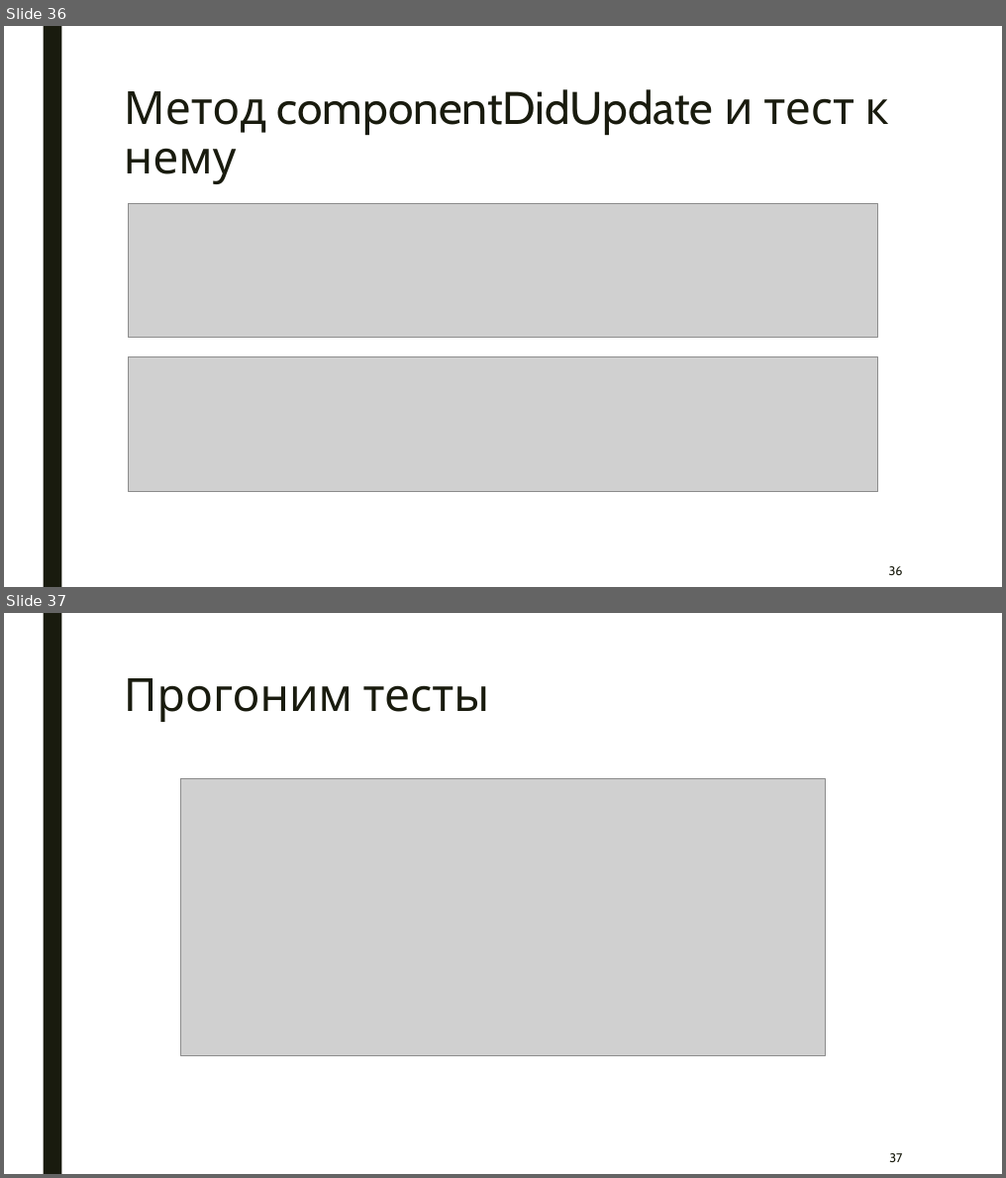
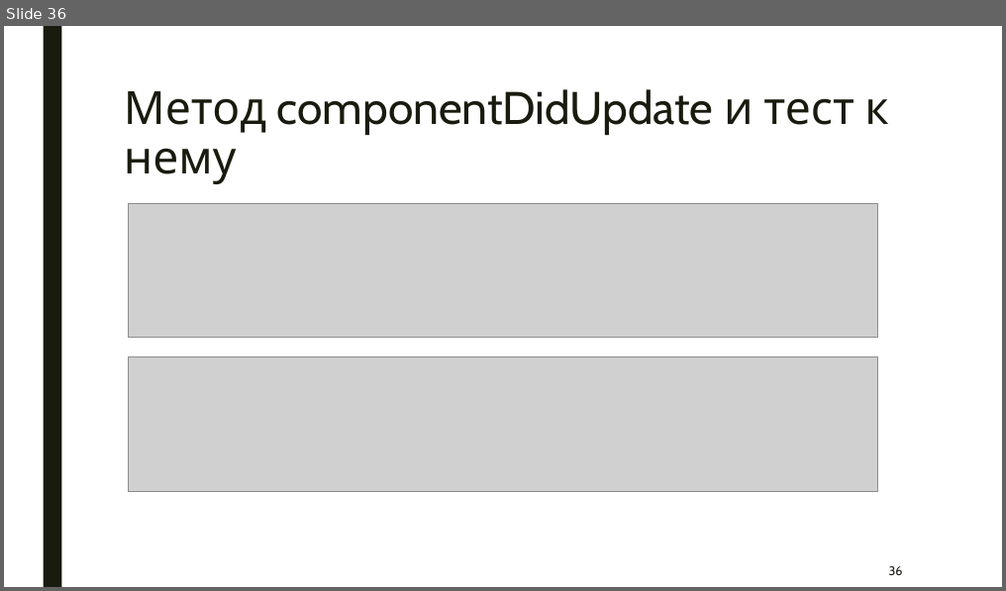
Before and after one commit to artem-gorokhovskii/frontend-unit-tests, a slide deck: frontend-unit-tests.pptx. Shown one above the other, each under a label of ours: slides 36 and 37 before the commit, slide 36 after it. The pictures are 1006x1178 and 1006x591 pixels, drawn with LibreOffice and Linux fonts; fonts in the diff are those of the drawing; grey boxes stand for pictures. Boxes give left, top, right and bottom in pixels: in the first picture for what was removed or moved away, otherwise in the second. Text is boxed around its words. In the diff, an @@ line names an element or a change of style, - is before the commit and + after.

```diff
--- a/frontend-unit-tests.pptx
+++ b/frontend-unit-tests.pptx
@@ slide 37 removed at [4,613,1002,1174], background #FFFFFF; not listed: 1 template element that a slide beside it also shows @@
@@ title removed at [124,678,490,722] @@
-Прогоним тесты
@@ picture removed at [180,778,826,1057] @@
@@ page number removed at [889,1154,902,1162] @@
-37
```
Also in this commit, not shown: 6 slides changed, 4 slides added, 1 other file.
